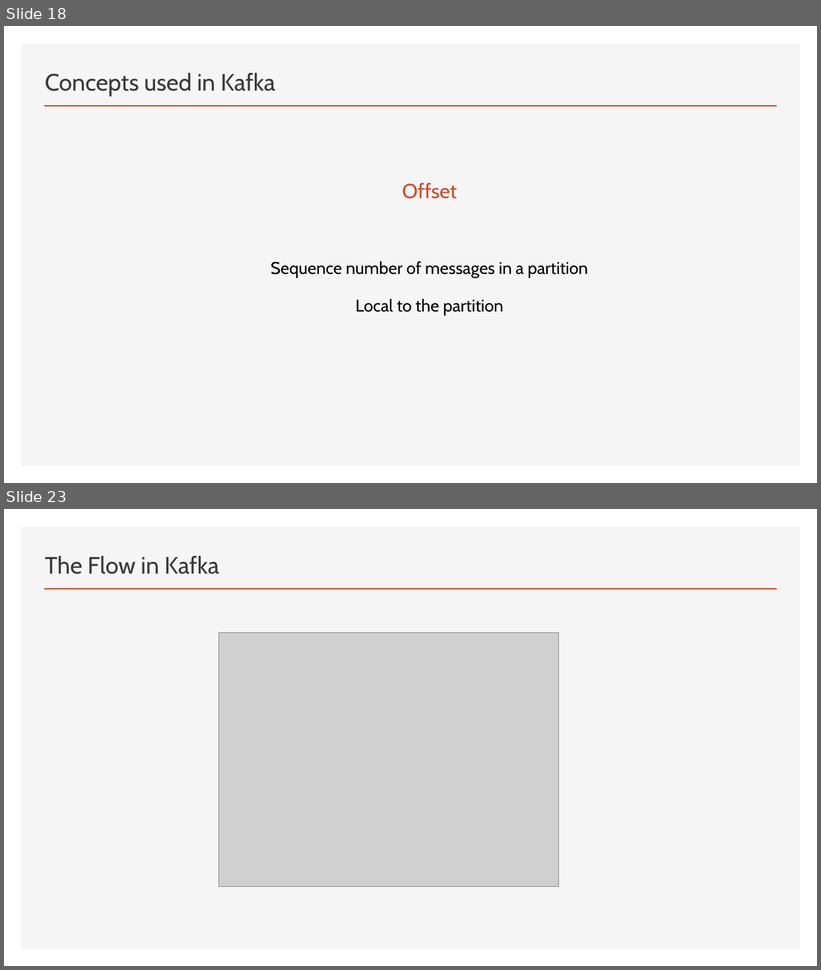
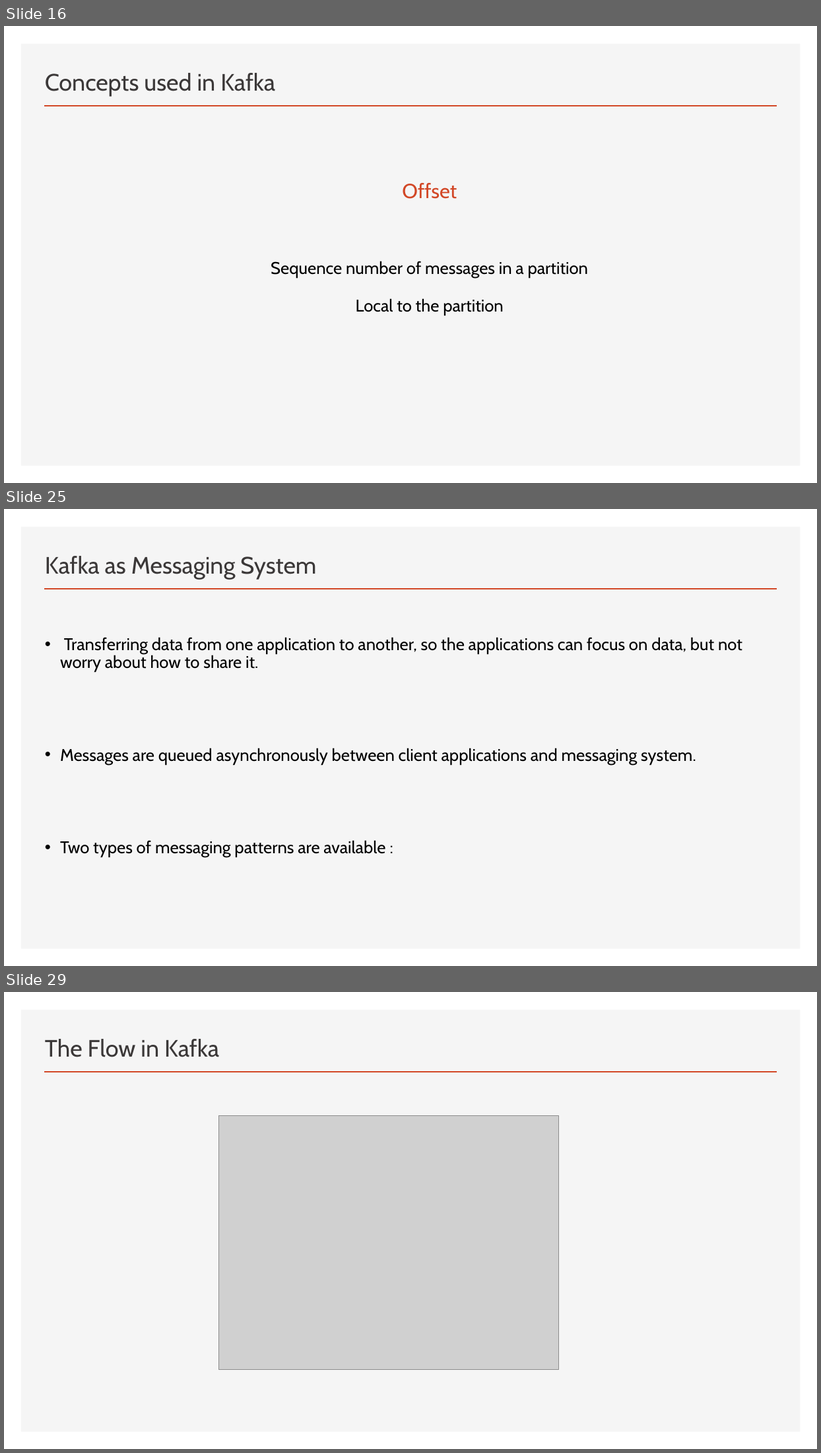
Before and after one commit to FITE-5thYear/DS-Mini-Presentation, a slide deck: Kafka.pptx. Shown one above the other, each under a label of ours: slides 18 and 23 before the commit, slides 16, 25 and 29 after it; the slides between them are not shown. The pictures are 821x970 and 821x1453 pixels, drawn with LibreOffice and Linux fonts; fonts in the diff are those of the drawing; grey boxes stand for pictures. Boxes give left, top, right and bottom in pixels: in the first picture for what was removed or moved away, otherwise in the second. Text is boxed around its words. In the diff, an @@ line names an element or a change of style, - is before the commit and + after.

```diff
--- a/Kafka.pptx
+++ b/Kafka.pptx
@@ slide 25 added at (x1=4, y1=509, x2=817, y2=966), background #FFFFFF; not listed: 2 template elements that a slide beside it also shows @@
@@ title added at (x1=45, y1=556, x2=316, y2=579), 28 pt, text #3B3838 @@
+Kafka as Messaging System
@@ text added at (x1=60, y1=637, x2=743, y2=857), 20 pt, text #000000 @@
+• Transferring data from one application to another, so the applications can focus on data, but not worry about how to share it.
+• Messages are queued asynchronously between client applications and messaging system.
+• Two types of messaging patterns are available :
@@ what was slide 18 is now slide 16 @@
@@ what was slide 23 is now slide 29 @@
```
Also in this commit, not shown: 9 slides changed, 9 other slides added, 2 slides removed, 1 other file.
